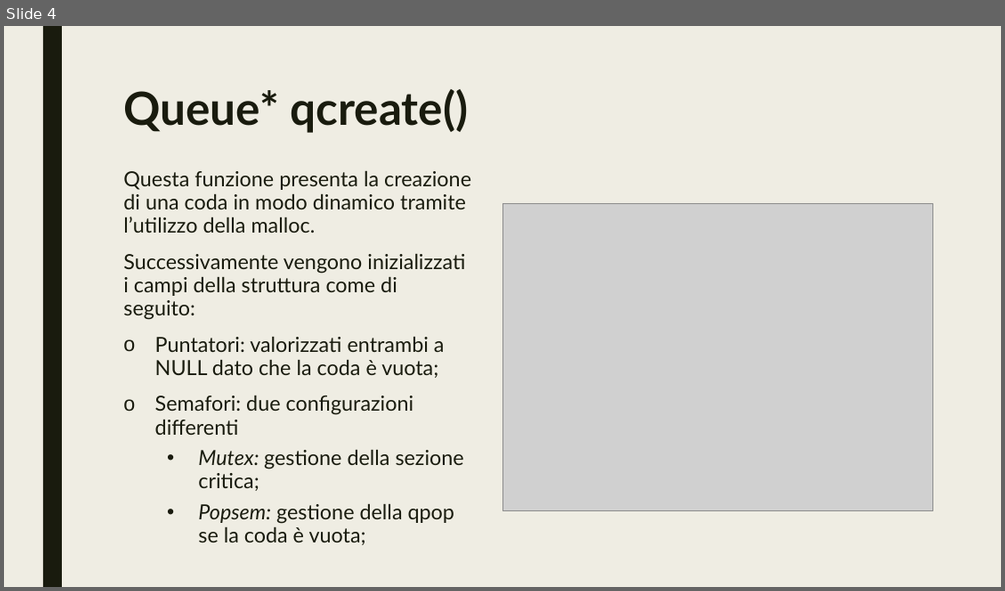
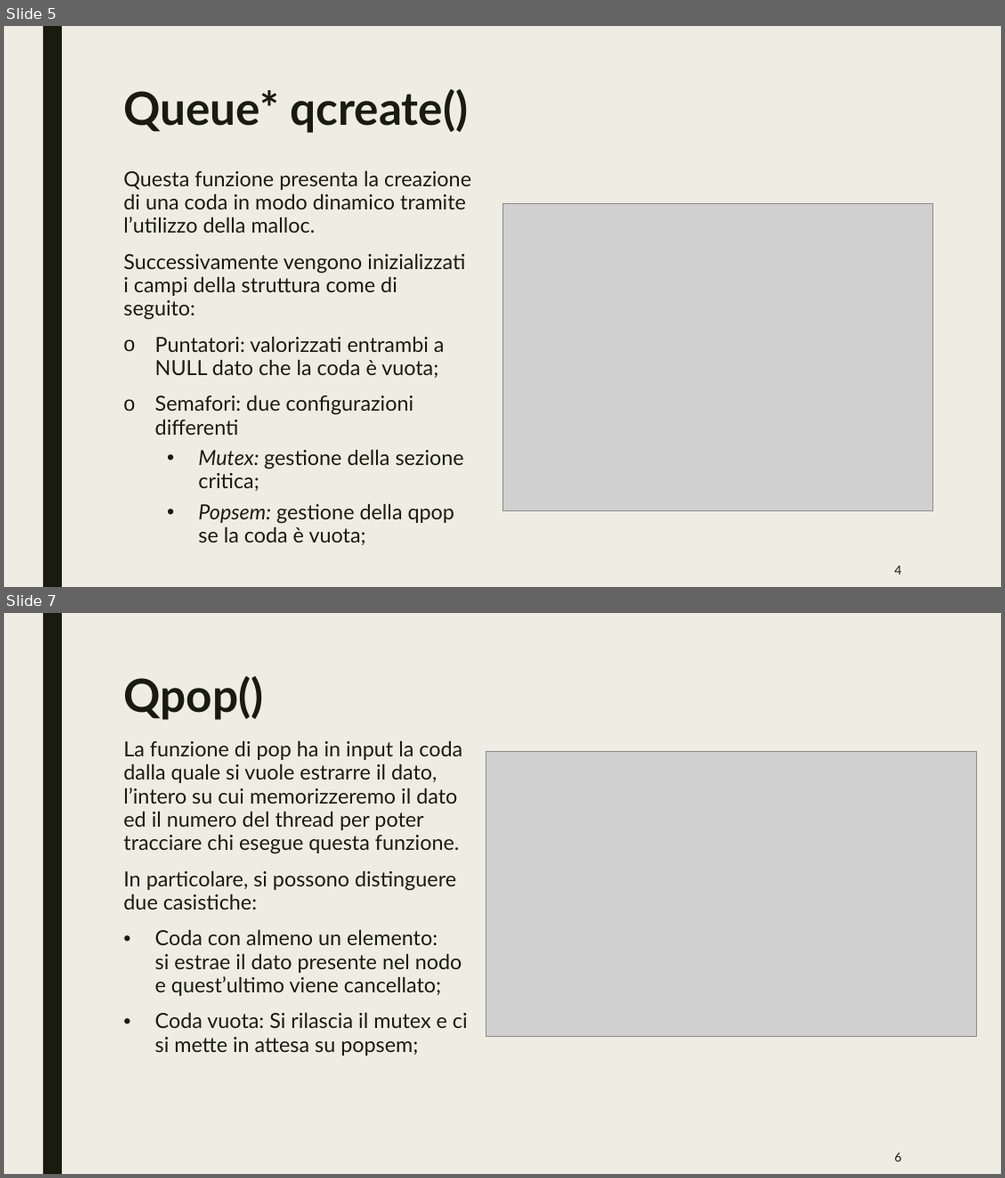
Before and after one commit to mleone21/RTES-Project, a slide deck: Presentazione progetto rtes.pptx. Shown one above the other, each under a label of ours: slide 4 before the commit, slides 5 and 7 after it; the slides between them are not shown. The pictures are 1005x591 and 1005x1178 pixels, drawn with LibreOffice and Linux fonts; fonts in the diff are those of the drawing; grey boxes stand for pictures. Boxes give left, top, right and bottom in pixels: in the first picture for what was removed or moved away, otherwise in the second. Text is boxed around its words. In the diff, an @@ line names an element or a change of style, - is before the commit and + after.

```diff
--- a/Presentazione progetto rtes.pptx
+++ b/Presentazione progetto rtes.pptx
@@ slide 7 added at bbox=[4, 613, 1001, 1174], background #EFEDE3; not listed: 1 template element that a slide beside it also shows @@
@@ title added at bbox=[123, 676, 263, 720], 44 pt, text #191B0E, bold @@
+Qpop()
@@ text added at bbox=[123, 740, 468, 1055], 20 pt, text #191B0E @@
+La funzione di pop ha in input la coda dalla quale si vuole estrarre il dato, l’intero su cui memorizzeremo il dato ed il numero del thread per poter tracciare chi esegue questa funzione.
+In particolare, si possono distinguere due casistiche:
+• Coda con almeno un elemento:
+  si estrae il dato presente nel nodo e quest’ultimo viene cancellato;
+• Coda vuota: Si rilascia il mutex e ci si mette in attesa su popsem;
@@ picture added at bbox=[485, 751, 977, 1037] @@
@@ page number added at bbox=[894, 1152, 901, 1161], 12 pt, text #191B0E @@
+6
@@ what was slide 4 is now slide 5 @@
@@ slide 5 changed as well @@
@@ page number added at bbox=[894, 565, 901, 574], 12 pt, text #191B0E @@
+4
```
Also in this commit, not shown: 3 other slides changed, 12 other slides added, 9 slides removed.
